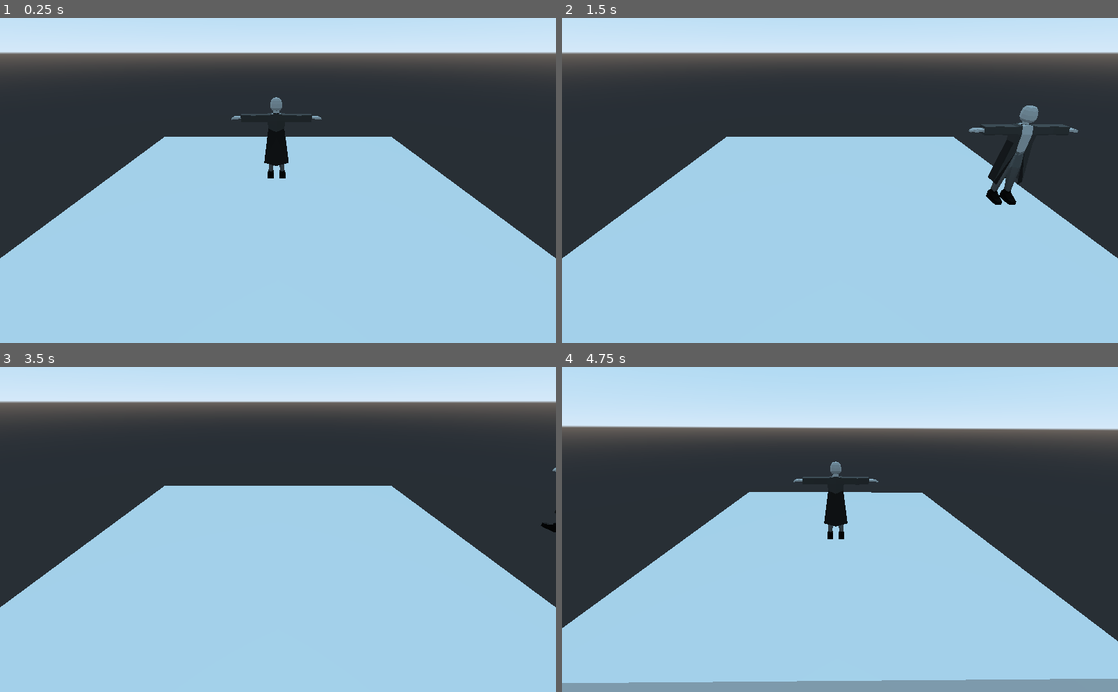
Above: before the commit, frames 1-4 (two rows, left to right).
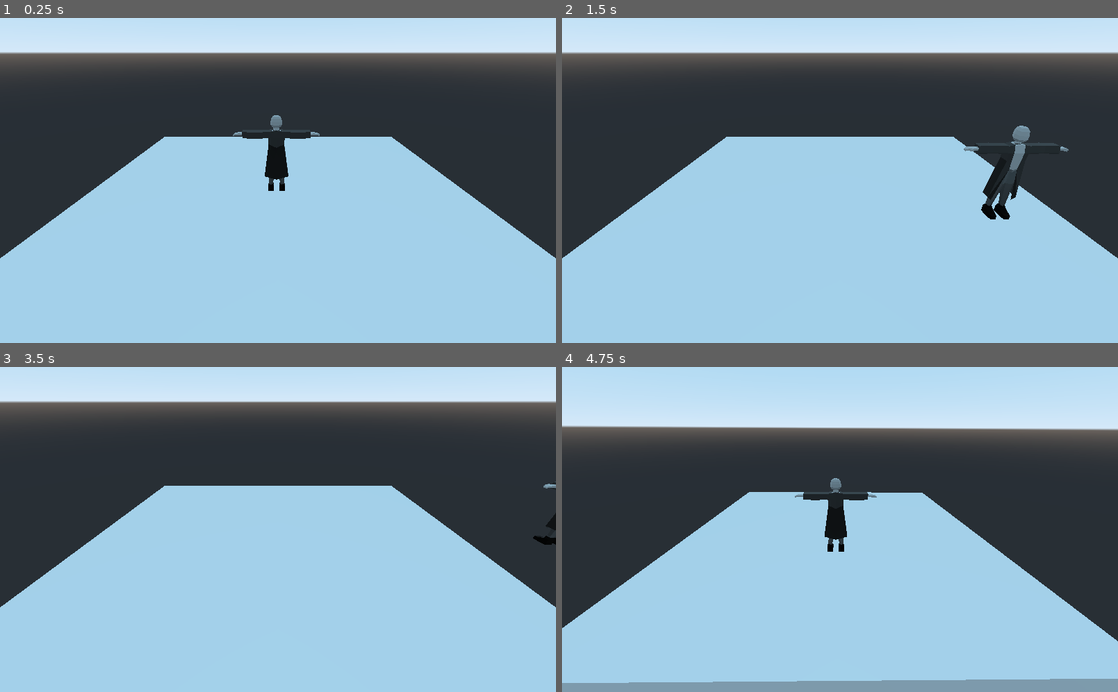
Above: after the commit, the same moments.

Repository: DiegoG784/SPiRiTUally
Game: Godot game, scene res://rooms/debug_room/debug_room.tscn
Same seed, same stepped clock (60 frames per second), same inputs: the game is played once before the commit and once after it.
Inputs:
- Up to frame 1 (0.25 s): no input
- Up to frame 2 (1.5 s): tap Enter at 0.5 s; hold D (walk_right) 0.53-1.28 s; hold S (walk_backward) from 1.28 s (still down)
- Up to frame 3 (3.5 s): release S (walk_backward) at 2.03 s; hold D (walk_right) 2.03-2.78 s; tap Space at 2.75 s; hold W (walk_forward) from 2.78 s (still down)
- Up to frame 4 (4.75 s): release W (walk_forward) at 3.53 s; hold A (walk_left) from 3.53 s (still down)

The runs differ from the first frame. In frame 1, 0.6% of the frame differs, in the area x 41-58%, y 24-54%; in frame 2, 1.2%, in the area x 72-93%, y 26-62%; in frame 3, 0.2%; in frame 4, 0.7%.

Commit message:
Atualização de diversos scripts

Diff:
--- a/database/items/axe.tres
+++ b/database/items/axe.tres
@@ -1,9 +1,8 @@
 [gd_resource type="Resource" load_steps=2 format=2]
 
-[ext_resource path="res://entities/base/resources/item_base.gd" type="Script" id=1]
+[ext_resource path="res://entities/base/resources/item/item_base.gd" type="Script" id=1]
 
 [resource]
 script = ExtResource( 1 )
 name = "Axe"
 description = "A rustic hand-made axe, made with the most finest material, able to cut a variety of things, including your finger."
-value = 0
--- a/entities/base/components/scene/camera_switcher.gd
+++ b/entities/base/components/scene/camera_switcher.gd
@@ -6,6 +6,7 @@
 
 # Called when the node enters the scene tree for the first time.
 func _ready():
+	print(get_node(camera_to_switch).global_rotation)
 	pass # Replace with function body.
 
 
--- a/entities/base/entity/base/state_machine/state_base.gd
+++ b/entities/base/entity/base/state_machine/state_base.gd
@@ -34,6 +34,7 @@
 
 	entity.calc_physics(entity_motion, delta)
 
+
 func get_transition():
 	return next_state
 
--- /dev/null
+++ b/entities/base/resources/item/weapon_base.gd
@@ -0,0 +1,16 @@
+extends Node
+
+
+# Declare member variables here. Examples:
+# var a = 2
+# var b = "text"
+
+
+# Called when the node enters the scene tree for the first time.
+func _ready():
+	pass # Replace with function body.
+
+
+# Called every frame. 'delta' is the elapsed time since the previous frame.
+#func _process(delta):
+#	pass
--- a/managers/item_manager.gd
+++ b/managers/item_manager.gd
@@ -3,7 +3,7 @@
 var inventory = [
 #	Item.new().name("Item único"),
 #	[Item.new().name("item stackável"), 4],
-]#Ver como vai ser guardado os itens do jogo (através de recursos ou algo mais complexo envolvendo arrays?)
+]
 
 func _ready():
 	var item = Item.new()
@@ -14,7 +14,7 @@
 	add_item(item2, 20)
 
 func add_item(item_file, quantity = 0):
-	print(inventory)
+#	print(inventory)
 
 	var item_position = search_item(item_file.name, true)
 
@@ -32,12 +32,19 @@
 		else:
 			printerr("O item é único já possui no inventário!")
 
-	print(inventory)
+#	print(inventory)
 
-func remove_item(item_name):
-	pass
+func remove_item(item_name, quantity = 0):
+	var item_position = search_item(item_name, true)
 
-func use_item(item_name, quantity):
+	if quantity > 0:
+		inventory[item_position][1] -= quantity
+		inventory[item_position][1] -= max(0, inventory[item_position][1])
+	else:
+		inventory.remove(item_position)
+
+
+func use_item(item_name, quantity): #Somente para itens consumíveis como poções ou algo parecido
 	pass
 
 func search_item(item_name, return_array_position = false):
--- a/project.godot
+++ b/project.godot
@@ -27,7 +27,7 @@
 "base": "Resource",
 "class": "Item",
 "language": "GDScript",
-"path": "res://entities/base/resources/item_base.gd"
+"path": "res://entities/base/resources/item/item_base.gd"
 }, {
 "base": "Entity",
 "class": "Player",
--- a/rooms/debug_room/debug_room.tscn
+++ b/rooms/debug_room/debug_room.tscn
@@ -12,7 +12,7 @@
 [node name="debug_room" type="Spatial"]
 
 [node name="player" parent="." instance=ExtResource( 1 )]
-transform = Transform( 1, 0, 0, 0, 1, 0, 0, 0, 1, -0.132861, 1.5824, -0.100514 )
+transform = Transform( 1, 0, 0, 0, 1, 0, 0, 0, 1, -0.132861, 0.244684, -0.100514 )
 walking_speed = 1000
 
 [node name="StaticBody" type="StaticBody" parent="."]
Renamed: entities/base/resources/item_base.gd -> entities/base/resources/item/item_base.gd
